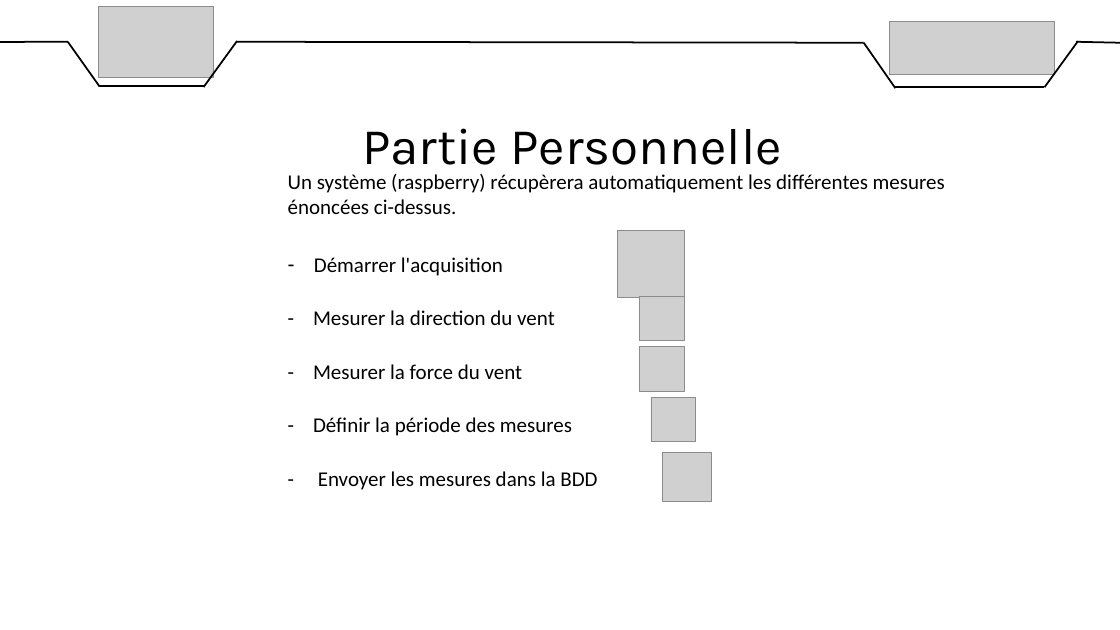
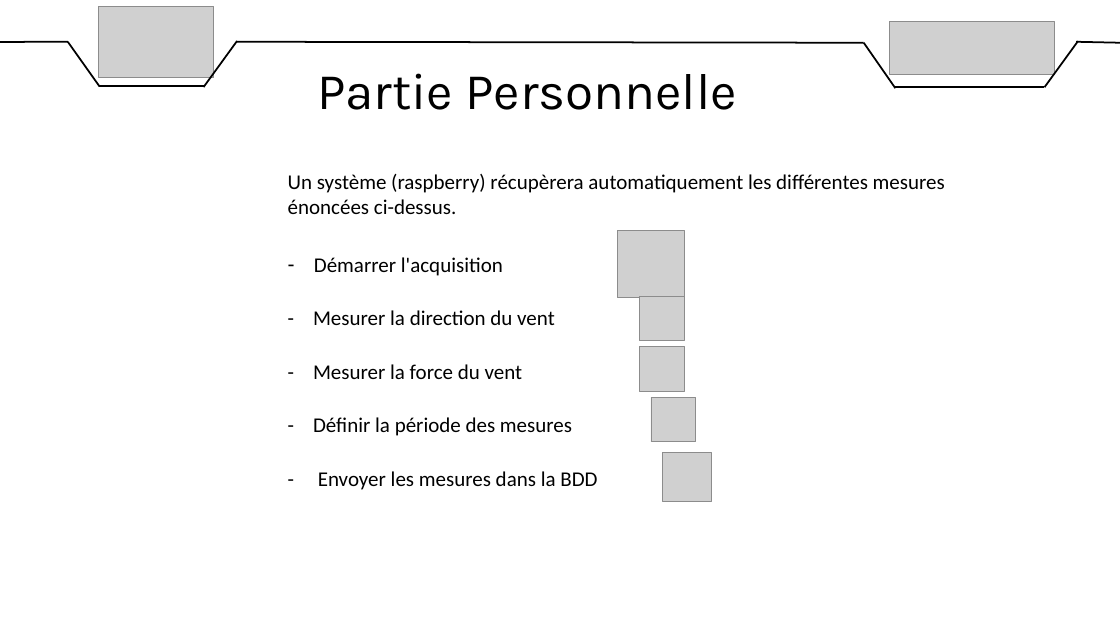
Before and after one commit to DylanChe/SupervisionSerre, a slide deck: slide 5 of oral_projet/revue_2/diaporama_revue_1_steven.pptx. Drawn at 1120x630 pixels with LibreOffice and Linux fonts; fonts in the diff are those of the drawing; grey boxes stand for pictures. Boxes give left, top, right and bottom in pixels: in the first picture for what was removed or moved away, otherwise in the second. Text is boxed around its words. In the diff, an @@ line names an element or a change of style, - is before the commit and + after.

```diff
--- a/oral_projet/revue_2/diaporama_revue_1_steven.pptx
+++ b/oral_projet/revue_2/diaporama_revue_1_steven.pptx
@@ text "Partie Personnelle" rewrapped from (362,128,782,177) to (317,73,737,110) @@
```
Also in this commit, not shown: 4 other slides changed, 3 slides added.
